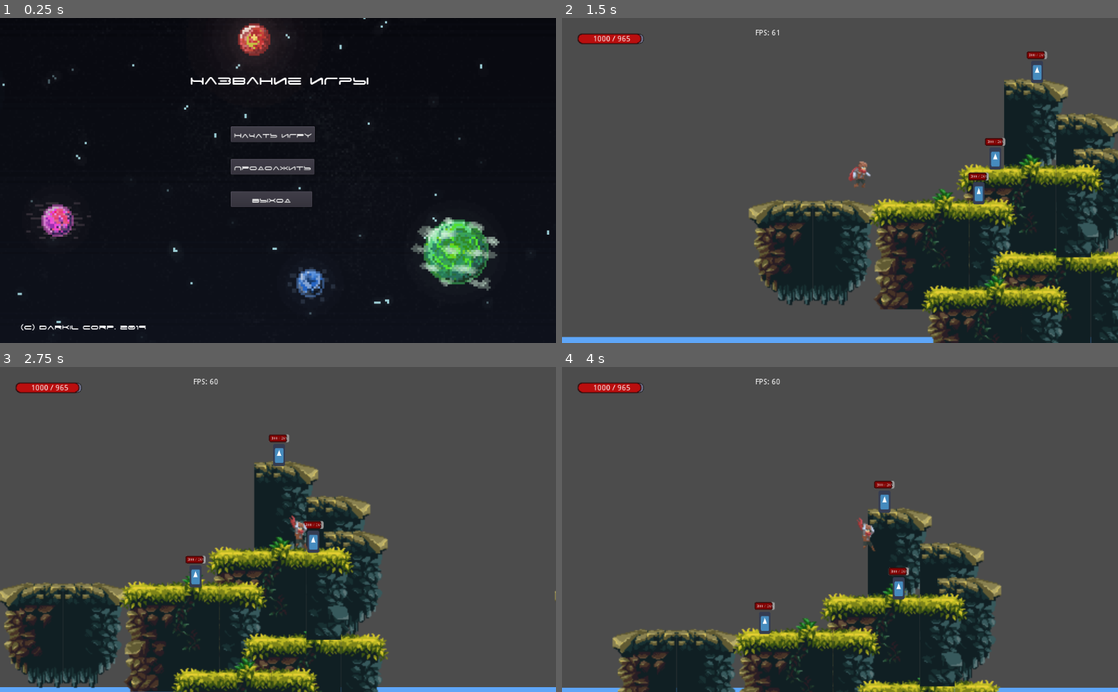
Above: before the commit, frames 1-4 (two rows, left to right).
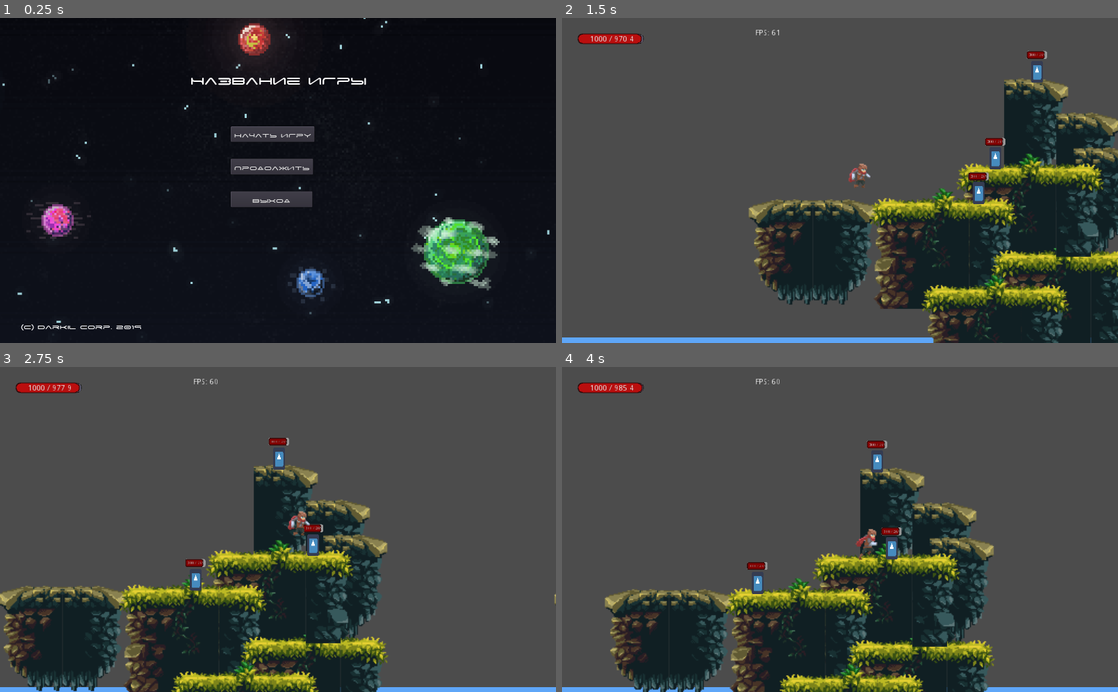
Above: after the commit, the same moments.

Repository: Burd88/-platformgame
Game: Godot game, scene res://main/main.tscn
The game is run twice, just before and just after one commit, with the same random seed, the same clock (stepped at 60 frames per second) and the same inputs. The engine's default icon, where the game draws it, is replaced by a stand-in: a white triangle on a blue panel in a dark square.
Inputs:
- Up to frame 1 (0.25 s): no input
- Up to frame 2 (1.5 s): click "Начать Игру" at 0.5 s; hold D (ui_right) from 1.28 s (still down); tap W (ui_up) at 1.35 s
- Up to frame 3 (2.75 s): keep holding D (ui_right); tap W (ui_up) at 1.52, 1.82, 2.1, 2.27, 2.57 s
- Up to frame 4 (4 s): release D (ui_right) at 2.78 s; hold A (ui_left) 2.78-3.53 s; tap W (ui_up) at 2.85, 3.6, 3.77 s; hold D (ui_right) from 3.53 s (still down)

The runs differ from the first frame. In frame 1, 1.3% of the frame differs, in the area x 0-99%, y 0-97%; in frame 2, 2.7%; in frame 3, 13%; in frame 4, 21%, in the area x 0-100%, y 3-100%.

Commit message:
fix fullscreen mode and clear more no need linecode's

Diff:
--- a/player/Player.gd
+++ b/player/Player.gd
@@ -2,16 +2,17 @@
 
 var speed = 150
 var jump_speed = 150
-var gravity = 200
+var gravity = 230
 
 ## жизни игрока
 var health = 1000
 var health_now = health-35
 var php = (health_now*100)/health
 ##-----------------------
-
+var attack_name = ['attack1','attack2','attack3']
+var rand_attack_name = 1
 ##
-var damage = randi()%100+30
+var damage = randi()%100
 
 
 var swim = false
@@ -106,17 +107,17 @@
 
 
 
-	if !is_on_floor():
-		if is_on_wall() and direction.y == 1:
-			velocity.y = 0
-			wall = true
-			$spr.animation = "hang1"
-			if Input.is_action_just_pressed("ui_up"):
-				velocity.y = -jump_speed
-				direction.y = 1
-			if Input.is_action_just_pressed("ui_down"):
-				velocity.y = jump_speed
-				direction.y = 1
+	#if !is_on_floor():
+		#if is_on_wall() and direction.y == 1:
+		#	velocity.y = 0
+		#	wall = true
+		#	$spr.animation = "hang1"
+			#if Input.is_action_just_pressed("ui_up"):
+			#	velocity.y = -jump_speed
+			#	direction.y = 1
+			#if Input.is_action_just_pressed("ui_down"):
+			#	velocity.y = jump_speed
+			#	direction.y = 1
 
 	if is_on_ceiling():
 		velocity.y = 0
@@ -141,19 +142,20 @@
 	else:
 		attack = false
 	if attack:
-		$spr.animation = "attack1"
+		$spr.animation = str(attack_name[rand_attack_name])
 
 func _gui():
 	$GUI/HPlabel.text = str(health, " / ", health_now )
 	php = (health_now*100)/health
 	$GUI/Healthbar.value = php
 	$GUI/fps.text = str("FPS: ", Engine.get_frames_per_second())
+	if health_now < health:
+		health_now += 0.1
 		# Графический интерфейс игрока
 
 func _on_spr_animation_finished():
-	if $spr.animation == "attack1":
-		print("attack")
-
+	if $spr.animation == "attack2" or $spr.animation == "attack1" or $spr.animation == "attack3":
+		rand_attack_name = randi()%3
 	pass # Replace with function body.
 
 func _death():
@@ -164,25 +166,18 @@
 
 func _on_attack_area_body_entered(body):
 	if body.get_class() == "KinematicBody2D" :
-		print(body.get_class())
 		body.health_now -= damage
 		GLOBAL.position_enemy = body.position
-
-
 	elif !body:
 		$attack_area/col_Atack.disabled = true
 
-	else :
-		print(body.get_class())
-	pass # Replace with function body.
-
 
 func _on_spr_frame_changed():
-	if $spr.animation == "attack1":
+	if $spr.animation == "attack2" or $spr.animation == "attack1" or $spr.animation == "attack3":
 		if $spr.frame == 1:
 			$attack_area/col_Atack.disabled = false
 		elif $spr.frame == 4:
 			$attack_area/col_Atack.disabled = true
-	if $spr.animation != "attack1":
+	elif $spr.animation != "attack2" or $spr.animation != "attack1" or $spr.animation != "attack3":
 		$attack_area/col_Atack.disabled = true
 	pass # Replace with function body.
--- a/player/Player.tscn
+++ b/player/Player.tscn
@@ -9,66 +9,66 @@
 [ext_resource path="res://player/Individual Sprites/adventurer-smrslt-01.png" type="Texture" id=7]
 [ext_resource path="res://player/Individual Sprites/adventurer-smrslt-02.png" type="Texture" id=8]
 [ext_resource path="res://player/Individual Sprites/adventurer-smrslt-03.png" type="Texture" id=9]
-[ext_resource path="res://player/Individual Sprites/adventurer-crnr-grb-00.png" type="Texture" id=10]
-[ext_resource path="res://player/Individual Sprites/adventurer-crnr-grb-01.png" type="Texture" id=11]
-[ext_resource path="res://player/Individual Sprites/adventurer-crnr-grb-02.png" type="Texture" id=12]
-[ext_resource path="res://player/Individual Sprites/adventurer-crnr-grb-03.png" type="Texture" id=13]
-[ext_resource path="res://player/Individual Sprites/adventurer-jump-00.png" type="Texture" id=14]
-[ext_resource path="res://player/Individual Sprites/adventurer-jump-01.png" type="Texture" id=15]
-[ext_resource path="res://player/Individual Sprites/adventurer-jump-02.png" type="Texture" id=16]
-[ext_resource path="res://player/Individual Sprites/adventurer-jump-03.png" type="Texture" id=17]
-[ext_resource path="res://player/Individual Sprites/adventurer-fall-00.png" type="Texture" id=18]
-[ext_resource path="res://player/Individual Sprites/adventurer-fall-01.png" type="Texture" id=19]
-[ext_resource path="res://player/Individual Sprites/adventurer-run-00.png" type="Texture" id=20]
-[ext_resource path="res://player/Individual Sprites/adventurer-run-01.png" type="Texture" id=21]
-[ext_resource path="res://player/Individual Sprites/adventurer-run-02.png" type="Texture" id=22]
-[ext_resource path="res://player/Individual Sprites/adventurer-run-03.png" type="Texture" id=23]
-[ext_resource path="res://player/Individual Sprites/adventurer-run-04.png" type="Texture" id=24]
-[ext_resource path="res://player/Individual Sprites/adventurer-run-05.png" type="Texture" id=25]
-[ext_resource path="res://player/Individual Sprites/adventurer-attack1-00.png" type="Texture" id=26]
-[ext_resource path="res://player/Individual Sprites/adventurer-attack1-01.png" type="Texture" id=27]
-[ext_resource path="res://player/Individual Sprites/adventurer-attack1-02.png" type="Texture" id=28]
-[ext_resource path="res://player/Individual Sprites/adventurer-attack1-03.png" type="Texture" id=29]
-[ext_resource path="res://player/Individual Sprites/adventurer-attack1-04.png" type="Texture" id=30]
-[ext_resource path="res://player/Individual Sprites/adventurer-hurt-00.png" type="Texture" id=31]
-[ext_resource path="res://player/Individual Sprites/adventurer-hurt-01.png" type="Texture" id=32]
-[ext_resource path="res://player/Individual Sprites/adventurer-hurt-02.png" type="Texture" id=33]
-[ext_resource path="res://player/Individual Sprites/adventurer-crnr-jmp-00.png" type="Texture" id=34]
-[ext_resource path="res://player/Individual Sprites/adventurer-crnr-jmp-01.png" type="Texture" id=35]
-[ext_resource path="res://player/Individual Sprites/adventurer-crnr-jmp-02.png" type="Texture" id=36]
-[ext_resource path="res://player/Individual Sprites/adventurer-attack2-00.png" type="Texture" id=37]
-[ext_resource path="res://player/Individual Sprites/adventurer-attack2-01.png" type="Texture" id=38]
-[ext_resource path="res://player/Individual Sprites/adventurer-attack2-02.png" type="Texture" id=39]
-[ext_resource path="res://player/Individual Sprites/adventurer-attack2-03.png" type="Texture" id=40]
-[ext_resource path="res://player/Individual Sprites/adventurer-attack2-04.png" type="Texture" id=41]
-[ext_resource path="res://player/Individual Sprites/adventurer-attack2-05.png" type="Texture" id=42]
-[ext_resource path="res://player/Individual Sprites/adventurer-stand-00.png" type="Texture" id=43]
-[ext_resource path="res://player/Individual Sprites/adventurer-stand-01.png" type="Texture" id=44]
-[ext_resource path="res://player/Individual Sprites/adventurer-stand-02.png" type="Texture" id=45]
-[ext_resource path="res://player/Individual Sprites/adventurer-die-00.png" type="Texture" id=46]
-[ext_resource path="res://player/Individual Sprites/adventurer-die-01.png" type="Texture" id=47]
-[ext_resource path="res://player/Individual Sprites/adventurer-die-02.png" type="Texture" id=48]
-[ext_resource path="res://player/Individual Sprites/adventurer-die-03.png" type="Texture" id=49]
-[ext_resource path="res://player/Individual Sprites/adventurer-die-04.png" type="Texture" id=50]
-[ext_resource path="res://player/Individual Sprites/adventurer-die-05.png" type="Texture" id=51]
-[ext_resource path="res://player/Individual Sprites/adventurer-die-06.png" type="Texture" id=52]
-[ext_resource path="res://player/Individual Sprites/adventurer-attack3-00.png" type="Texture" id=53]
-[ext_resource path="res://player/Individual Sprites/adventurer-attack3-01.png" type="Texture" id=54]
-[ext_resource path="res://player/Individual Sprites/adventurer-attack3-02.png" type="Texture" id=55]
-[ext_resource path="res://player/Individual Sprites/adventurer-attack3-03.png" type="Texture" id=56]
-[ext_resource path="res://player/Individual Sprites/adventurer-attack3-04.png" type="Texture" id=57]
-[ext_resource path="res://player/Individual Sprites/adventurer-attack3-05.png" type="Texture" id=58]
-[ext_resource path="res://player/Individual Sprites/adventurer-crouch-00.png" type="Texture" id=59]
-[ext_resource path="res://player/Individual Sprites/adventurer-crouch-01.png" type="Texture" id=60]
-[ext_resource path="res://player/Individual Sprites/adventurer-crouch-02.png" type="Texture" id=61]
-[ext_resource path="res://player/Individual Sprites/adventurer-crouch-03.png" type="Texture" id=62]
-[ext_resource path="res://player/Individual Sprites/adventurer-idle-00.png" type="Texture" id=63]
-[ext_resource path="res://player/Individual Sprites/adventurer-idle-01.png" type="Texture" id=64]
-[ext_resource path="res://player/Individual Sprites/adventurer-crnr-clmb-00.png" type="Texture" id=65]
-[ext_resource path="res://player/Individual Sprites/adventurer-crnr-clmb-01.png" type="Texture" id=66]
-[ext_resource path="res://player/Individual Sprites/adventurer-crnr-clmb-02.png" type="Texture" id=67]
-[ext_resource path="res://player/Individual Sprites/adventurer-crnr-clmb-03.png" type="Texture" id=68]
-[ext_resource path="res://player/Individual Sprites/adventurer-crnr-clmb-04.png" type="Texture" id=69]
+[ext_resource path="res://player/Individual Sprites/adventurer-crnr-clmb-00.png" type="Texture" id=10]
+[ext_resource path="res://player/Individual Sprites/adventurer-crnr-clmb-01.png" type="Texture" id=11]
+[ext_resource path="res://player/Individual Sprites/adventurer-crnr-clmb-02.png" type="Texture" id=12]
+[ext_resource path="res://player/Individual Sprites/adventurer-crnr-clmb-03.png" type="Texture" id=13]
+[ext_resource path="res://player/Individual Sprites/adventurer-crnr-clmb-04.png" type="Texture" id=14]
+[ext_resource path="res://player/Individual Sprites/adventurer-crnr-grb-00.png" type="Texture" id=15]
+[ext_resource path="res://player/Individual Sprites/adventurer-crnr-grb-01.png" type="Texture" id=16]
+[ext_resource path="res://player/Individual Sprites/adventurer-crnr-grb-02.png" type="Texture" id=17]
+[ext_resource path="res://player/Individual Sprites/adventurer-crnr-grb-03.png" type="Texture" id=18]
+[ext_resource path="res://player/Individual Sprites/adventurer-jump-00.png" type="Texture" id=19]
+[ext_resource path="res://player/Individual Sprites/adventurer-jump-01.png" type="Texture" id=20]
+[ext_resource path="res://player/Individual Sprites/adventurer-jump-02.png" type="Texture" id=21]
+[ext_resource path="res://player/Individual Sprites/adventurer-jump-03.png" type="Texture" id=22]
+[ext_resource path="res://player/Individual Sprites/adventurer-fall-00.png" type="Texture" id=23]
+[ext_resource path="res://player/Individual Sprites/adventurer-fall-01.png" type="Texture" id=24]
+[ext_resource path="res://player/Individual Sprites/adventurer-run-00.png" type="Texture" id=25]
+[ext_resource path="res://player/Individual Sprites/adventurer-run-01.png" type="Texture" id=26]
+[ext_resource path="res://player/Individual Sprites/adventurer-run-02.png" type="Texture" id=27]
+[ext_resource path="res://player/Individual Sprites/adventurer-run-03.png" type="Texture" id=28]
+[ext_resource path="res://player/Individual Sprites/adventurer-run-04.png" type="Texture" id=29]
+[ext_resource path="res://player/Individual Sprites/adventurer-run-05.png" type="Texture" id=30]
+[ext_resource path="res://player/Individual Sprites/adventurer-attack1-00.png" type="Texture" id=31]
+[ext_resource path="res://player/Individual Sprites/adventurer-attack1-01.png" type="Texture" id=32]
+[ext_resource path="res://player/Individual Sprites/adventurer-attack1-02.png" type="Texture" id=33]
+[ext_resource path="res://player/Individual Sprites/adventurer-attack1-03.png" type="Texture" id=34]
+[ext_resource path="res://player/Individual Sprites/adventurer-attack1-04.png" type="Texture" id=35]
+[ext_resource path="res://player/Individual Sprites/adventurer-hurt-00.png" type="Texture" id=36]
+[ext_resource path="res://player/Individual Sprites/adventurer-hurt-01.png" type="Texture" id=37]
+[ext_resource path="res://player/Individual Sprites/adventurer-hurt-02.png" type="Texture" id=38]
+[ext_resource path="res://player/Individual Sprites/adventurer-crnr-jmp-00.png" type="Texture" id=39]
+[ext_resource path="res://player/Individual Sprites/adventurer-crnr-jmp-01.png" type="Texture" id=40]
+[ext_resource path="res://player/Individual Sprites/adventurer-crnr-jmp-02.png" type="Texture" id=41]
+[ext_resource path="res://player/Individual Sprites/adventurer-attack2-00.png" type="Texture" id=42]
+[ext_resource path="res://player/Individual Sprites/adventurer-attack2-01.png" type="Texture" id=43]
+[ext_resource path="res://player/Individual Sprites/adventurer-attack2-02.png" type="Texture" id=44]
+[ext_resource path="res://player/Individual Sprites/adventurer-attack2-03.png" type="Texture" id=45]
+[ext_resource path="res://player/Individual Sprites/adventurer-attack2-04.png" type="Texture" id=46]
+[ext_resource path="res://player/Individual Sprites/adventurer-attack2-05.png" type="Texture" id=47]
+[ext_resource path="res://player/Individual Sprites/adventurer-die-00.png" type="Texture" id=48]
+[ext_resource path="res://player/Individual Sprites/adventurer-die-01.png" type="Texture" id=49]
+[ext_resource path="res://player/Individual Sprites/adventurer-die-02.png" type="Texture" id=50]
+[ext_resource path="res://player/Individual Sprites/adventurer-die-03.png" type="Texture" id=51]
+[ext_resource path="res://player/Individual Sprites/adventurer-die-04.png" type="Texture" id=52]
+[ext_resource path="res://player/Individual Sprites/adventurer-die-05.png" type="Texture" id=53]
+[ext_resource path="res://player/Individual Sprites/adventurer-die-06.png" type="Texture" id=54]
+[ext_resource path="res://player/Individual Sprites/adventurer-crouch-00.png" type="Texture" id=55]
+[ext_resource path="res://player/Individual Sprites/adventurer-crouch-01.png" type="Texture" id=56]
+[ext_resource path="res://player/Individual Sprites/adventurer-crouch-02.png" type="Texture" id=57]
+[ext_resource path="res://player/Individual Sprites/adventurer-crouch-03.png" type="Texture" id=58]
+[ext_resource path="res://player/Individual Sprites/adventurer-stand-00.png" type="Texture" id=59]
+[ext_resource path="res://player/Individual Sprites/adventurer-stand-01.png" type="Texture" id=60]
+[ext_resource path="res://player/Individual Sprites/adventurer-stand-02.png" type="Texture" id=61]
+[ext_resource path="res://player/Individual Sprites/adventurer-attack3-00.png" type="Texture" id=62]
+[ext_resource path="res://player/Individual Sprites/adventurer-attack3-01.png" type="Texture" id=63]
+[ext_resource path="res://player/Individual Sprites/adventurer-attack3-02.png" type="Texture" id=64]
+[ext_resource path="res://player/Individual Sprites/adventurer-attack3-03.png" type="Texture" id=65]
+[ext_resource path="res://player/Individual Sprites/adventurer-attack3-04.png" type="Texture" id=66]
+[ext_resource path="res://player/Individual Sprites/adventurer-attack3-05.png" type="Texture" id=67]
+[ext_resource path="res://player/Individual Sprites/adventurer-idle-00.png" type="Texture" id=68]
+[ext_resource path="res://player/Individual Sprites/adventurer-idle-01.png" type="Texture" id=69]
 
 [sub_resource type="SpriteFrames" id=1]
 animations = [ {
@@ -82,80 +82,80 @@
 "name": "flip",
 "speed": 5.0
 }, {
-"frames": [ ExtResource( 10 ), ExtResource( 11 ), ExtResource( 12 ), ExtResource( 13 ) ],
+"frames": [ ExtResource( 10 ), ExtResource( 11 ), ExtResource( 12 ), ExtResource( 13 ), ExtResource( 14 ) ],
+"loop": true,
+"name": "New Anim",
+"speed": 5.0
+}, {
+"frames": [ ExtResource( 15 ), ExtResource( 16 ), ExtResource( 17 ), ExtResource( 18 ) ],
 "loop": true,
 "name": "hang1",
 "speed": 5.0
 }, {
-"frames": [ ExtResource( 10 ), ExtResource( 14 ), ExtResource( 15 ), ExtResource( 16 ), ExtResource( 17 ) ],
+"frames": [ ExtResource( 15 ), ExtResource( 19 ), ExtResource( 20 ), ExtResource( 21 ), ExtResource( 22 ) ],
 "loop": true,
 "name": "hang",
 "speed": 5.0
 }, {
-"frames": [ ExtResource( 14 ), ExtResource( 15 ), ExtResource( 16 ), ExtResource( 17 ), ExtResource( 18 ), ExtResource( 19 ), ExtResource( 19 ), ExtResource( 19 ), ExtResource( 19 ) ],
+"frames": [ ExtResource( 19 ), ExtResource( 20 ), ExtResource( 21 ), ExtResource( 22 ), ExtResource( 23 ), ExtResource( 24 ), ExtResource( 24 ), ExtResource( 24 ), ExtResource( 24 ) ],
 "loop": true,
 "name": "jump",
 "speed": 5.0
 }, {
-"frames": [ ExtResource( 20 ), ExtResource( 21 ), ExtResource( 22 ), ExtResource( 23 ), ExtResource( 24 ), ExtResource( 25 ) ],
+"frames": [ ExtResource( 25 ), ExtResource( 26 ), ExtResource( 27 ), ExtResource( 28 ), ExtResource( 29 ), ExtResource( 30 ) ],
 "loop": true,
 "name": "walk",
 "speed": 5.0
 }, {
-"frames": [ ExtResource( 26 ), ExtResource( 27 ), ExtResource( 28 ), ExtResource( 29 ), ExtResource( 30 ) ],
+"frames": [ ExtResource( 31 ), ExtResource( 32 ), ExtResource( 33 ), ExtResource( 34 ), ExtResource( 35 ) ],
 "loop": true,
 "name": "attack1",
 "speed": 5.0
 }, {
-"frames": [ ExtResource( 31 ), ExtResource( 32 ), ExtResource( 33 ) ],
+"frames": [ ExtResource( 36 ), ExtResource( 37 ), ExtResource( 38 ) ],
 "loop": true,
 "name": "block",
 "speed": 5.0
 }, {
-"frames": [ ExtResource( 34 ), ExtResource( 35 ), ExtResource( 36 ) ],
+"frames": [ ExtResource( 39 ), ExtResource( 40 ), ExtResource( 41 ) ],
 "loop": true,
 "name": "fall2",
 "speed": 5.0
 }, {
-"frames": [ ExtResource( 37 ), ExtResource( 38 ), ExtResource( 39 ), ExtResource( 40 ), ExtResource( 41 ), ExtResource( 42 ) ],
+"frames": [ ExtResource( 42 ), ExtResource( 43 ), ExtResource( 44 ), ExtResource( 45 ), ExtResource( 46 ), ExtResource( 47 ) ],
 "loop": true,
 "name": "attack2",
 "speed": 5.0
 }, {
-"frames": [ ExtResource( 43 ), ExtResource( 44 ), ExtResource( 45 ) ],
+"frames": [ ExtResource( 48 ), ExtResource( 49 ), ExtResource( 50 ), ExtResource( 51 ), ExtResource( 52 ), ExtResource( 53 ), ExtResource( 54 ) ],
+"loop": true,
+"name": "die",
+"speed": 5.0
+}, {
+"frames": [ ExtResource( 55 ), ExtResource( 56 ), ExtResource( 57 ), ExtResource( 58 ) ],
+"loop": true,
+"name": "crouch",
+"speed": 5.0
+}, {
+"frames": [ ExtResource( 59 ), ExtResource( 60 ), ExtResource( 61 ) ],
 "loop": true,
 "name": "tackle",
 "speed": 5.0
 }, {
-"frames": [ ExtResource( 46 ), ExtResource( 47 ), ExtResource( 48 ), ExtResource( 49 ), ExtResource( 50 ), ExtResource( 51 ), ExtResource( 52 ) ],
-"loop": true,
-"name": "die",
-"speed": 5.0
-}, {
-"frames": [ ExtResource( 18 ), ExtResource( 19 ) ],
+"frames": [ ExtResource( 62 ), ExtResource( 63 ), ExtResource( 64 ), ExtResource( 65 ), ExtResource( 66 ), ExtResource( 67 ) ],
+"loop": true,
+"name": "attack3",
+"speed": 5.0
+}, {
+"frames": [ ExtResource( 23 ), ExtResource( 24 ) ],
 "loop": true,
 "name": "fall",
 "speed": 5.0
 }, {
-"frames": [ ExtResource( 53 ), ExtResource( 54 ), ExtResource( 55 ), ExtResource( 56 ), ExtResource( 57 ), ExtResource( 58 ) ],
-"loop": true,
-"name": "attack3",
-"speed": 5.0
-}, {
-"frames": [ ExtResource( 59 ), ExtResource( 60 ), ExtResource( 61 ), ExtResource( 62 ) ],
-"loop": true,
-"name": "crouch",
-"speed": 5.0
-}, {
-"frames": [ ExtResource( 63 ), ExtResource( 64 ) ],
+"frames": [ ExtResource( 68 ), ExtResource( 69 ) ],
 "loop": true,
 "name": "idle2",
 "speed": 2.0
-}, {
-"frames": [ ExtResource( 65 ), ExtResource( 66 ), ExtResource( 67 ), ExtResource( 68 ), ExtResource( 69 ) ],
-"loop": true,
-"name": "New Anim",
-"speed": 5.0
 } ]
 
 [sub_resource type="CapsuleShape2D" id=2]
@@ -201,8 +201,8 @@
 pause_mode = 2
 frames = SubResource( 1 )
 animation = "attack1"
-frame = 4
-speed_scale = 1.5
+frame = 3
+speed_scale = 2.0
 playing = true
 flip_h = true
 
--- a/project.godot
+++ b/project.godot
@@ -25,6 +25,11 @@
 [autoload]
 
 GLOBAL="*res://GLOBAL.gd"
+
+[display]
+
+window/stretch/mode="2d"
+window/stretch/aspect="keep"
 
 [input]
 
